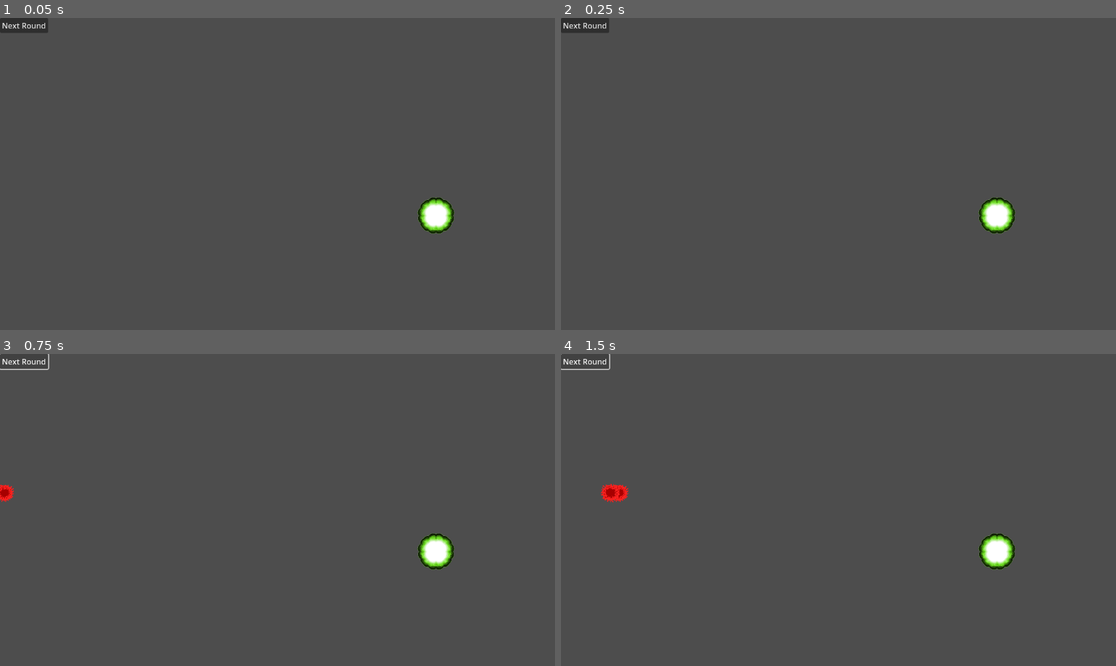
Above: before the commit, frames 1-4 (two rows, left to right).
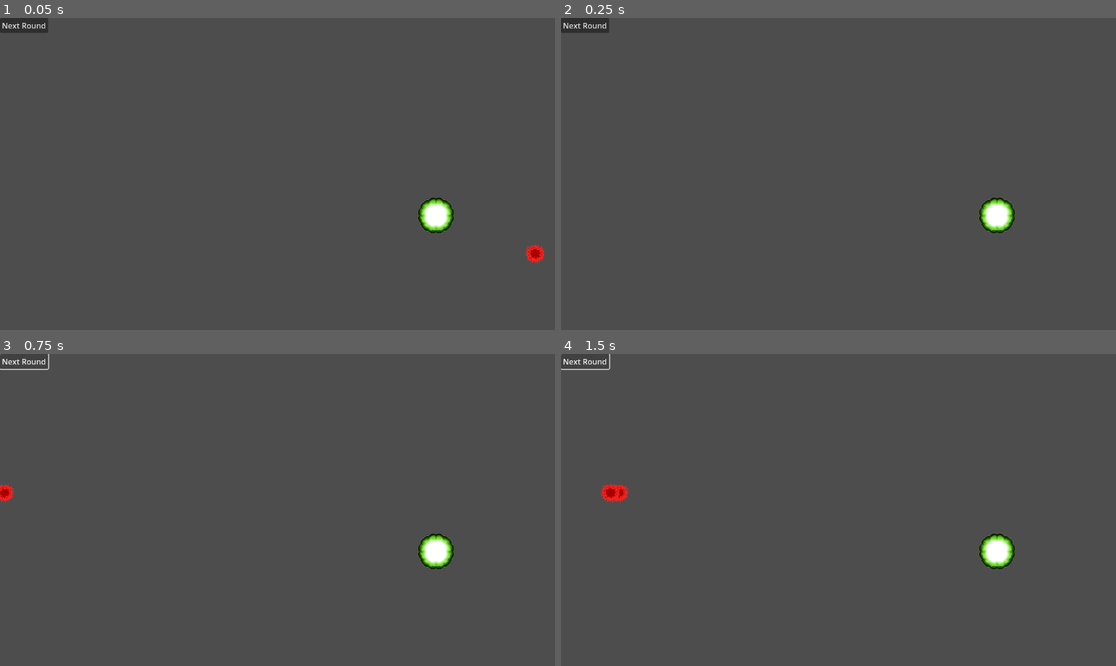
Above: after the commit, the same moments.

Repository: Kryzi/TowerDefense
Game: Godot game, scene res://Scenes/world.tscn
Two runs of this game, one before a commit and one after it. Both use one fixed random seed, a clock stepped at 60 frames per second and the inputs below.
Inputs:
- Up to frame 1 (0.05 s): no input
- Up to frame 2 (0.25 s): no input
- Up to frame 3 (0.75 s): click "Next Round" at 0.5 s
- Up to frame 4 (1.5 s): click "Next Round" at 1.25 s

The runs differ from the first frame. In frame 1, 0.2% of the frame differs, in the area x 94-99%, y 72-79%; in frame 2, nothing differs; in frame 3, nothing differs; in frame 4, nothing differs.
Error before the commit: Parse Error: Identifier "Bullet" not declared in the current scope. (res://Scripts/attack.gd:27)

Commit message:
attack range næsten lavet

Diff:
--- a/Scenes/basic_tower.tscn
+++ b/Scenes/basic_tower.tscn
@@ -1,9 +1,16 @@
-[gd_scene load_steps=5 format=3 uid="uid://djh8nk3dgcjpd"]
+[gd_scene load_steps=8 format=3 uid="uid://djh8nk3dgcjpd"]
 
 [ext_resource type="Script" path="res://Scripts/basic_tower.gd" id="1_4dmiy"]
 [ext_resource type="Script" path="res://Scripts/attack.gd" id="2_4rerw"]
 [ext_resource type="Texture2D" uid="uid://3twjdddkaohn" path="res://assets/VirusBigPack/png57.png" id="2_hcy63"]
 [ext_resource type="PackedScene" uid="uid://crwl6ck1i5o8s" path="res://Scenes/bullet.tscn" id="3_1dth8"]
+[ext_resource type="Texture2D" uid="uid://cc2v5etd143jg" path="res://assets/pixil-frame-0 (1).png" id="5_ycb8d"]
+
+[sub_resource type="CircleShape2D" id="CircleShape2D_6aupb"]
+radius = 175.071
+
+[sub_resource type="CircleShape2D" id="CircleShape2D_c6xl0"]
+radius = 21.0238
 
 [node name="BasicTower" type="StaticBody2D"]
 script = ExtResource("1_4dmiy")
@@ -18,7 +25,9 @@
 [node name="Attack" type="Area2D" parent="."]
 script = ExtResource("2_4rerw")
 
-[node name="CollisionShape2D" type="CollisionShape2D" parent="Attack"]
+[node name="range" type="CollisionShape2D" parent="Attack"]
+position = Vector2(58, 62)
+shape = SubResource("CircleShape2D_6aupb")
 
 [node name="Cooldown" type="Timer" parent="Attack"]
 wait_time = 0.5
@@ -27,5 +36,11 @@
 [node name="Bullet" parent="Attack" instance=ExtResource("3_1dth8")]
 
 [node name="CollisionShape2D" type="CollisionShape2D" parent="Attack/Bullet"]
+position = Vector2(214, 142)
+shape = SubResource("CircleShape2D_c6xl0")
+
+[node name="Sprite2D" type="Sprite2D" parent="Attack/Bullet"]
+position = Vector2(214, 144)
+texture = ExtResource("5_ycb8d")
 
 [connection signal="timeout" from="Attack/Cooldown" to="Attack" method="_on_cooldown_timeout"]
--- a/Scripts/attack.gd
+++ b/Scripts/attack.gd
@@ -7,16 +7,18 @@
 	connect("body_entered", Callable(self, "_on_body_entered"))
 	connect("body_exited", Callable(self, "_on_body_exited"))
 
+@onready var bullet = $Bullet
+
 func _on_body_entered(body):
 	if body.is_in_group("enemy"):
 		enemies_inside.append(body)
-		#print("Enemy entered: ", body.name)
+		print("Enemy entered: ", body.name)
 
 
 func _on_body_exited(body):
 	if body.is_in_group("enemy"):
 		enemies_inside.erase(body)
-		#print("Enemy exited: ", body.name)
+		print("Enemy exited: ", body.name)
 
 #func _physics_process(_delta):
 	#for enemy in enemies_inside:
@@ -24,7 +26,7 @@
 		#bar.take_damage(damage)
 
 func shoot_projectile(target: Node2D):
-	var projectile = Bullet.instantiate()
+	var projectile = bullet.instantiate()
 	get_parent().add_child(projectile)  # Add projectile to the scene
 	# Set projectile position and direction
 	projectile.global_position = global_position
@@ -36,4 +38,4 @@
 
 func _on_cooldown_timeout() -> void:
 	for enemy in enemies_inside:
-		var d = 1
+		shoot_projectile
